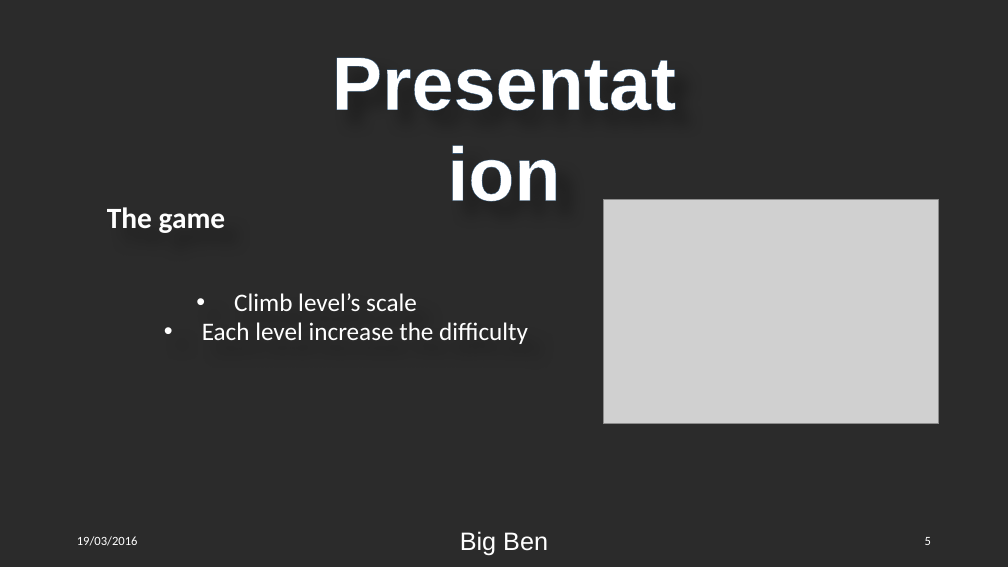
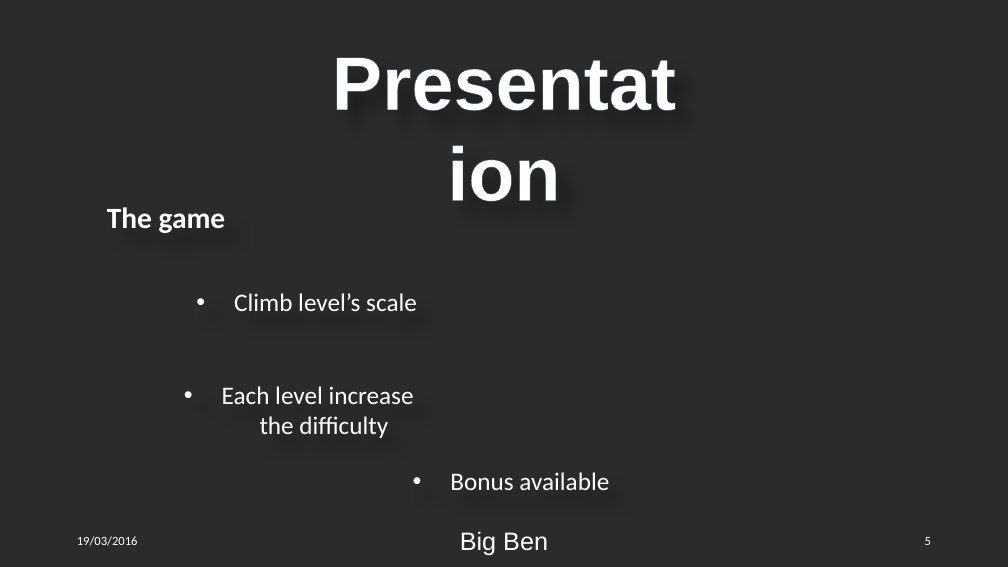
Before and after one commit to Qu1lby/BigBen, a slide deck: slide 5 of Presentation.pptx. Drawn at 1008x567 pixels with LibreOffice and Linux fonts; fonts in the diff are those of the drawing; grey boxes stand for pictures; background and template pictures are left out; a plain dark background stands for a picture behind light text. Boxes give left, top, right and bottom in pixels: in the first picture for what was removed or moved away, otherwise in the second. Text is boxed around its words. In the diff, an @@ line names an element or a change of style, - is before the commit and + after.

```diff
--- a/Presentation.pptx
+++ b/Presentation.pptx
@@ picture removed at [603,200,938,424] @@
@@ text at [222,386,414,438]: text changed @@
-• Each level increase the difficulty
+• Each level increase
+the difficulty
@@ text added at [450,472,609,490], 24 pt, text #FFFFFF @@
+• Bonus available
```
Also in this commit, not shown: 1 other slide changed, 2 other files.
